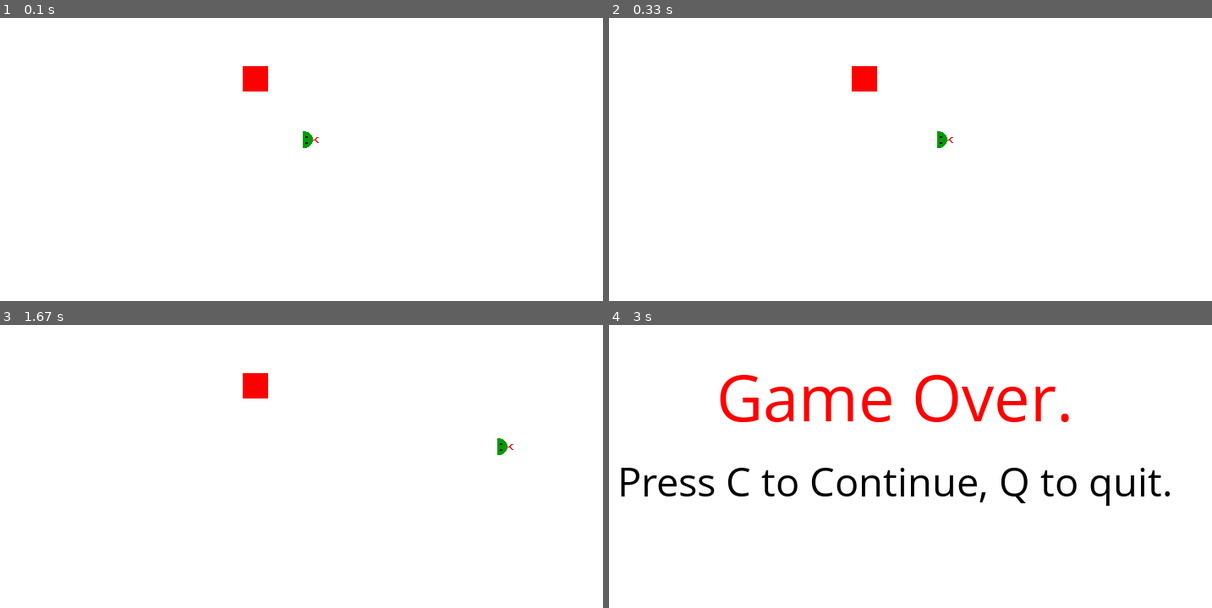
Above: before the commit, frames 1-4 (two rows, left to right).
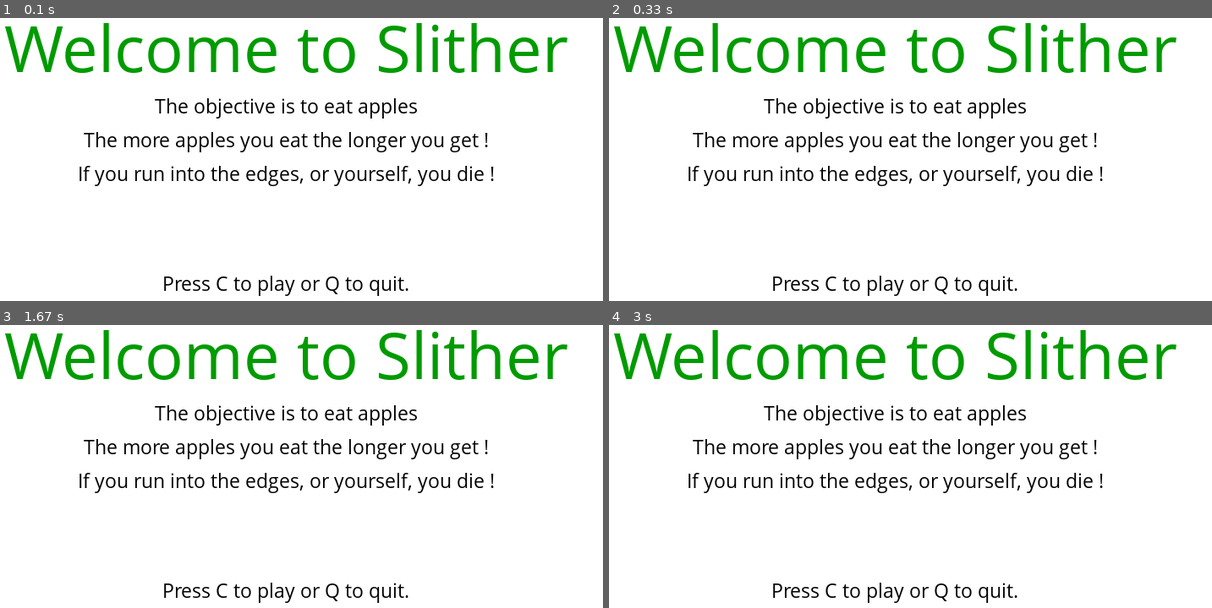
Above: after the commit, the same moments.

Repository: NikhilHeda/PyGame---Practice
Game: pygame game, started from code.py
Same seed, same stepped clock (60 frames per second), same inputs: the game is played once before the commit and once after it.
Inputs:
- Up to frame 1 (0.1 s): no input
- Up to frame 2 (0.33 s): no input
- Up to frame 3 (1.67 s): no input
- Up to frame 4 (3 s): no input

The runs differ from the first frame. In frame 1, 8.5% of the frame differs, in the area x 0-95%, y 1-99%; in frame 2, 8.5%; in frame 3, 8.5%; in frame 4, 13%.

Commit message:
added start screen

Diff:
--- a/code.py
+++ b/code.py
@@ -28,6 +28,20 @@
 smallfont = pygame.font.SysFont("comicsansms", 25)
 medfont = pygame.font.SysFont("comicsansms", 50)
 largefont = pygame.font.SysFont("comicsansms", 80)
+
+def gameIntro():
+	intro = True
+
+	while intro:
+		gameDisplay.fill(white)
+		message_to_screen("Welcome to Slither", green, y_displace = -100, size = "large")
+		message_to_screen("The objective is to eat apples", black, y_displace = -30)
+		message_to_screen("The more apples you eat the longer you get !", black, y_displace = 10)
+		message_to_screen("If you run into the edges, or yourself, you die !", black, y_displace = 50)
+		message_to_screen("Press C to play or Q to quit.", black, y_displace = 180)
+		pygame.display.update()
+		clock.tick(FPS)
+
 
 def snake(block_size, snakelist):
 
@@ -168,4 +182,5 @@
 	pygame.quit()
 	quit()
 
+gameIntro()
 gameLoop()
Not shown, changed: notes.txt
